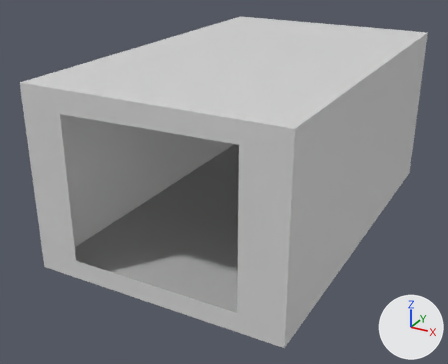
Before and after pictures for a commit that changed the FBX model Assets/Prefabs/Room_11.7.fbx.
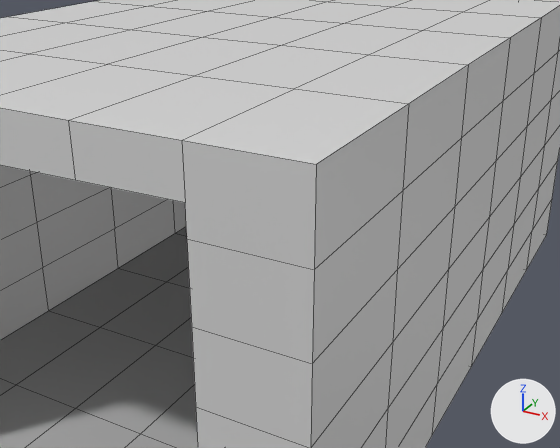
Each version appears first whole from a camera (50 mm lens) standing at (8.3, -17.33, 9.57) and looking at (-0.65, -1.05, 1.43), and next in a close-up from a camera (50 mm lens) standing at (6.29, -11.29, 7.5) and looking at (2.71, -4.78, 4.24). The lights are fixed; the arrows at lower right show +X, +Y and +Z. The close-ups show mesh edges as thin lines. Where no turn or scale is listed for an object, it has been applied to the vertices.
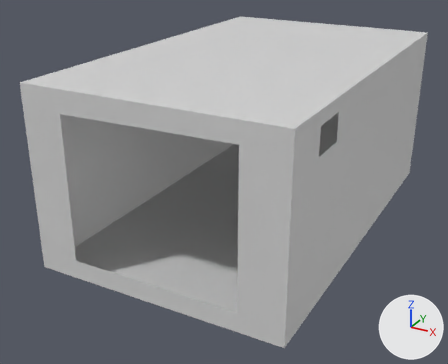
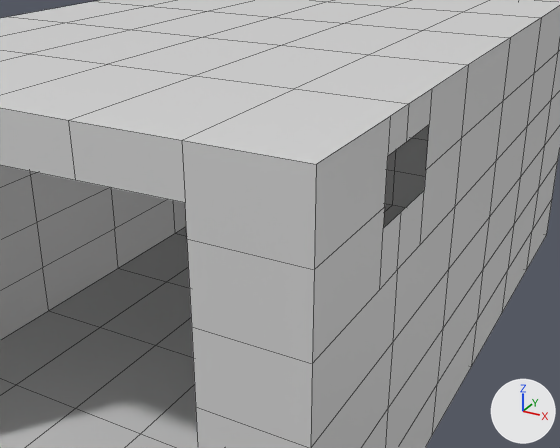
Patch to the scene script:
```diff
--- a/Assets/Prefabs/Room_11.7.fbx.py
+++ b/Assets/Prefabs/Room_11.7.fbx.py
@@ me_mesh @@
 # used by ob_pcube1; location = (-0.009, -0.031, 2.762)
-me_mesh.from_pydata(...)  # 213 vertices, 200 faces; spans x -3.81..3.81, y -6.13..6.13, z -2.74..2.74
+me_mesh.from_pydata(...)  # 224 vertices, 204 faces; spans x -3.81..3.81, y -6.13..6.13, z -2.74..2.74
+# me_mesh part 1
+# 1 vertex is removed from x 3.81, y -4.09, z 1.83
+# 8 faces are deleted
+# 12 vertices are added at x 3.81, y -4.6..-3.36, z 0.91..2.74
+# 12 new faces join them
+# me_mesh part 2: 72 faces spanning x -3.81..3.81, y -6.13..6.13, z -2.74..2.74 switch from mat_blinn3 (grey #bcbcbc) to mat_wallskin (light grey #d8d8d8)
```

Location of each change, [x1, y1, x2, y2] in pixels of the close-ups (560 x 448 px; the box of a moved part takes in the faces that stretch with it):
part 1 of me_mesh, moved or reshaped: [183, 55, 468, 447] in both
part 2 of me_mesh, recoloured: [0, 228, 198, 448] in both
